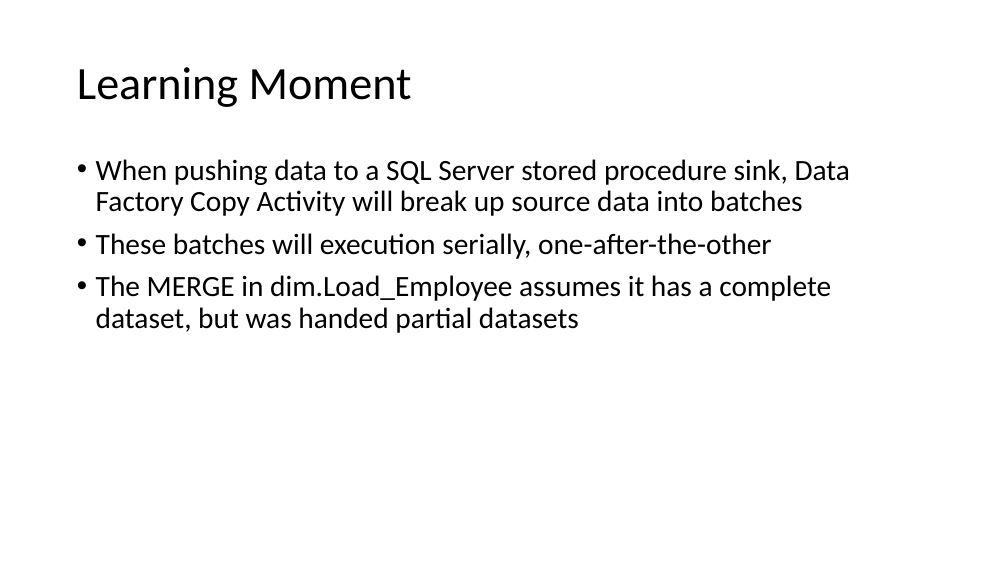
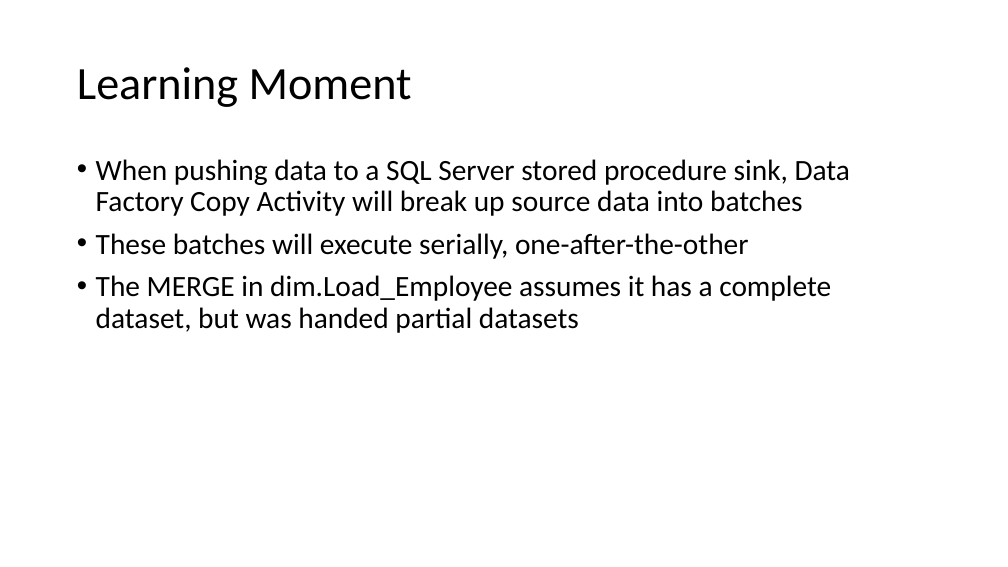
Before and after one commit to marc-jellinek/AzureDataFactoryDemo_SqlSpSink, a slide deck: slide 25 of AzDataFactoryDemo_SqlSpSink.pptx. Drawn at 1008x567 pixels with LibreOffice and Linux fonts; fonts in the diff are those of the drawing. Boxes give left, top, right and bottom in pixels: in the first picture for what was removed or moved away, otherwise in the second. Text is boxed around its words. In the diff, an @@ line names an element or a change of style, - is before the commit and + after.

```diff
--- a/AzDataFactoryDemo_SqlSpSink.pptx
+++ b/AzDataFactoryDemo_SqlSpSink.pptx
@@ text at (x1=96, y1=233, x2=749, y2=259): text changed @@
-• These batches will execution serially, one-after-the-other
+• These batches will execute serially, one-after-the-other
```
Also in this commit, not shown: 4 other slides changed, 1 slide added, 1 slide removed.
